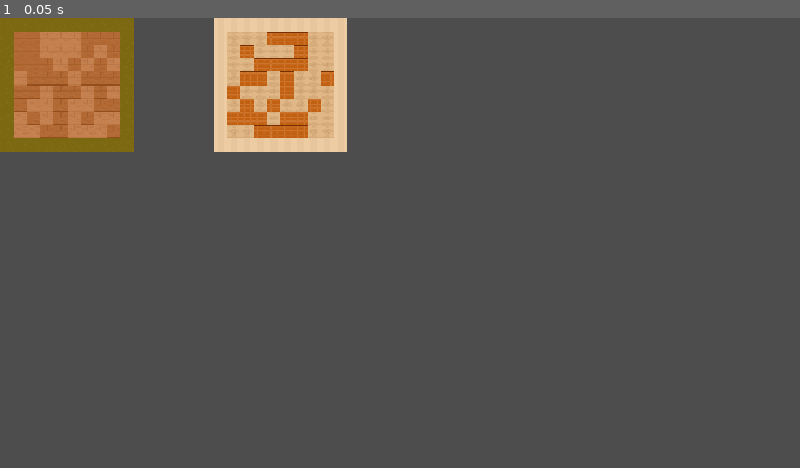
Above: before the commit, frame 1.
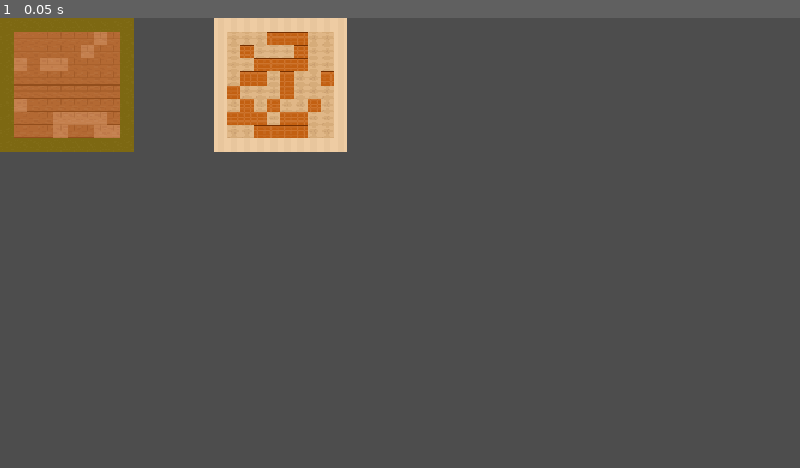
Above: after the commit, the same moment.

Repository: giulibaez/Proyecto_-Dise-o-Ludico-ll
Game: Godot game, scene res://Escenas/main.tscn
The game is run twice, just before and just after one commit, with the same random seed, the same clock (stepped at 60 frames per second) and the same inputs.
Inputs:
- Up to frame 1 (0.05 s): no input

The runs differ from the first frame. In frame 1, 1.4% of the frame differs, in the area x 1-15%, y 3-27%.

Commit message:
colocar tiles según su porcentaje

Diff:
--- a/diseño-lúdico-ll/Escenas/rooms/map_generator.gd
+++ b/diseño-lúdico-ll/Escenas/rooms/map_generator.gd
@@ -2,40 +2,37 @@
 
 # Diccionario de escenas
 var room_scene_paths = {
-	"cell": "res://Escenas/rooms/roomCell.tscn",
+	"cell": "res://Escenas/rooms/roomCell.tscn", #cada clave es un tipo de archivo
 	"lab": "res://Escenas/rooms/room_lab.tscn"
 }
 
-#lista vacia para habitaciones intnasciadas
+#lista vacia para almacenar las habitaciones intnasciadas
 var rooms = []
 
 
 func _ready():
 	generate_map()
 
-func generate_map():
-	var positions = [
+func generate_map(): # se arma el mapa de habitaciones
+	var positions = [ #posiciones bases; cuadricula 2X2
 		Vector2(0, 0),
 		Vector2(256, 0),
 		Vector2(0, 256),
 		Vector2(256, 256)
 	]
 
-	var room_types = ["cell", "lab"]
+	var room_types = ["cell", "lab"] #lista con los tipos de habitacion, las mimas que guarde en el diccionario
 
-	for i in range(room_types.size()):
-		var room_type = room_types[i]
-		var scene_path = room_scene_paths[room_type]
-		var room_scene = load(scene_path)
-		var room_instance = room_scene.instantiate()
-
-		# Posicionar la habitación en la escena principal según la grilla
+	for i in range(room_types.size()): # recorre los indices de las habitaciones asegurnadose de no pasar el tamaño de la lista
+		var room_type = room_types[i] # guarda la habitacion en el indice del bucle
+		var scene_path = room_scene_paths[room_type] # verifica si existe una entrada para este tipo
+		var room_scene = load(scene_path) # carga como recurso la escena
+		var room_instance = room_scene.instantiate()#crea una instancia
+		# Posiciona la instancia en la escena principal según la grilla de 2x2
 		room_instance.position = positions[i]
-
-		add_child(room_instance)
-
+		add_child(room_instance)# agrega la habitacion al arbol de nodos
 		# Llamar a la función generate() dei la habitación para que genere su contenido
 		if room_instance.has_method("generate"):
 			room_instance.generate()
 
-		rooms.append(room_instance)
+		rooms.append(room_instance)# guarda la intancia en la lista de habitaciones
--- a/diseño-lúdico-ll/Escenas/rooms/room_cell_generator.gd
+++ b/diseño-lúdico-ll/Escenas/rooms/room_cell_generator.gd
@@ -4,18 +4,38 @@
 @onready var floor_map :TileMapLayer = $TileMap/Floors #referencia a nodo hijo floors
 @onready var wall_map : TileMapLayer = $TileMap/Walls #referencia a nodo hijo walls
 
+
+@export var floor_tiles: Array[Vector2i] = [Vector2i(3, 7), Vector2i(11, 6)] # Lista de tiles de piso
+@export var floor_tile_percent: Array[float] = [0.9, 0.3] # 70% tile1, 30% tile2
+
 func _ready() -> void:
-	randomize()#en ready para que los num aleatorios cambien cada que inicie el juego
+
 	generate_cell()
 
 
 func  generate_cell ():
+	var rand = RandomNumberGenerator.new() #generador de numeritos
+	rand.randomize()
 	for x in range (10): #recorre columnas del 0_9
 		for y in range (10): #recorre filas 0_9
 			var position = Vector2i (x,y) #guarda la coordenada (x,y) como vector de enteros (es un vector de 2 componentes lo uso para representar las cordenadas en la grilla
 			if x==0 or x==9 or y== 0 or y==9: #si esta en un borde
 				wall_map.set_cell( position, 0 , Vector2i(3,2)) #coloca una pared
 			else:
-				var tile_position = Vector2i(3,7) if randi( ) %2 == 0  else Vector2i (11,6)
-				floor_map.set_cell( position, 0 , tile_position) #sino, coloca un piso
+				var tile_position = select_percent_tile(rand)
+				floor_map.set_cell( position, 0 , tile_position) #sino, coloca un piso aleatorio
 				#coloca un tile del atlas 0 en la posicion (x,y) del tile map y usa el subtile que esta en la posicion (X,Y) dfentro del atlas
+
+func select_percent_tile(rand :RandomNumberGenerator) -> Vector2i:
+	var total_percent = 0.0
+	for percent in floor_tile_percent:
+		total_percent += percent # sumo todos los valores de la lista de porcentajes
+	var random_value = rand.randf() * total_percent # numero aleatorio resultado de multiplicar un randmon con el porcentaje
+	var current_percent =0.0 #variable que se usa para acomular cada valor de floor_tile_percent
+
+	for i in range (floor_tile_percent.size()): #itera sobre cada tile y su porcentaje asociado (por sus indices)
+		current_percent += floor_tile_percent[i] # se suman los porcentajes
+		if random_value <= current_percent: # verifica si el random de antes, cae dentro del intervalo acomulado
+			return floor_tiles[i]
+
+	return floor_tiles [0]
